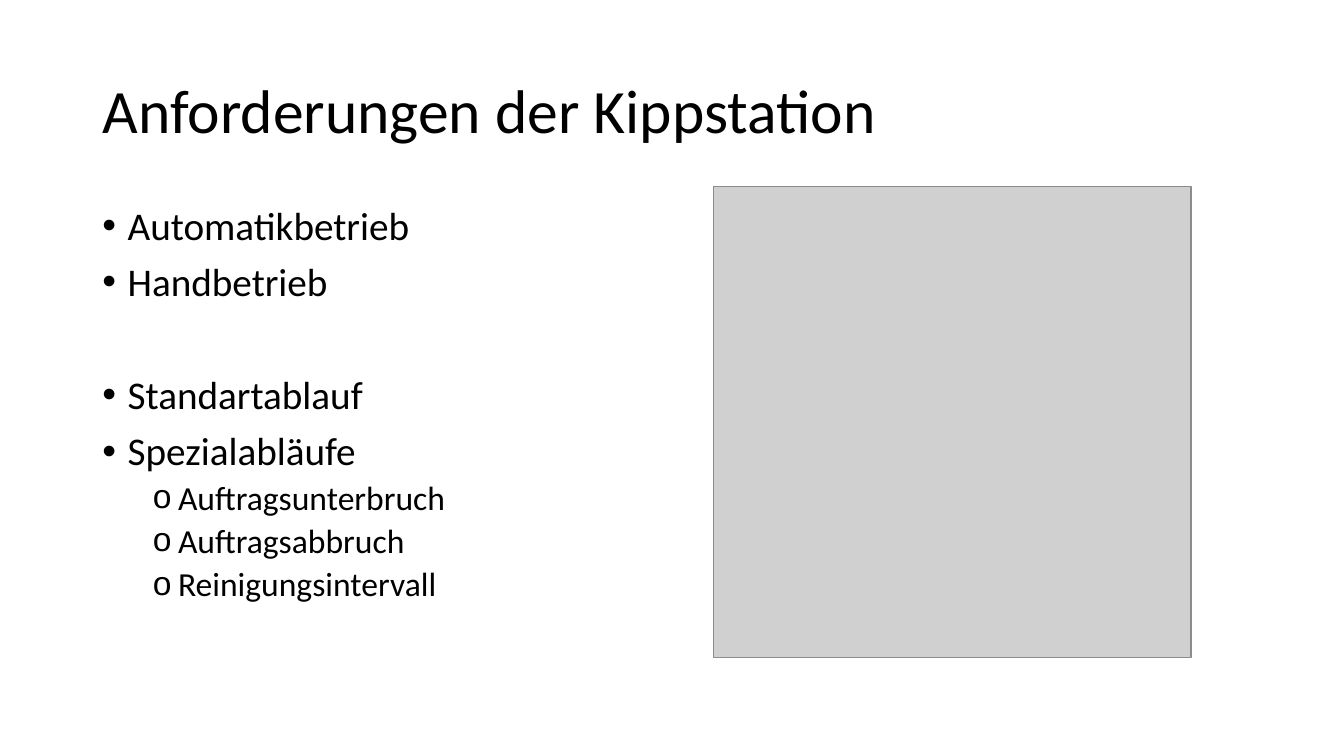
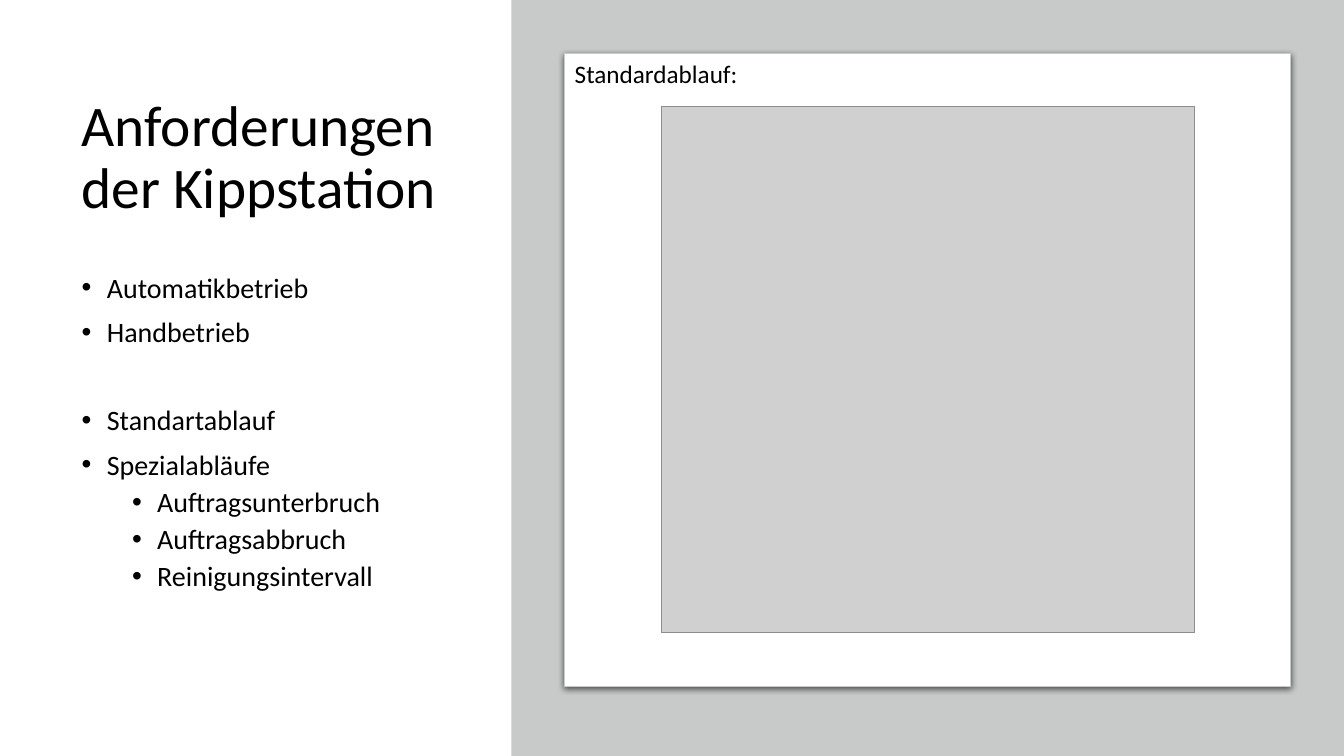
Before and after one commit to AkazeX/Schule, a slide deck: slide 6 of IPA.pptx. Drawn at 1344x756 pixels with LibreOffice and Linux fonts; fonts in the diff are those of the drawing; grey boxes stand for pictures. Boxes give left, top, right and bottom in pixels: in the first picture for what was removed or moved away, otherwise in the second. Text is boxed around its words. In the diff, an @@ line names an element or a change of style, - is before the commit and + after.

```diff
--- a/IPA.pptx
+++ b/IPA.pptx
@@ rectangle added at box(511, 0, 1344, 756), fill #C8CACA @@
@@ rounded rectangle added at box(565, 53, 1291, 687), fill #FFFFFF, outline #C8CACA 0.75 pt @@
@@ title "Anforderungen der Kippstation": place and size @@
-title "Anforderungen der Kippstation" at box(102, 90, 876, 144)
+title "Anforderungen der Kippstation" at box(82, 106, 436, 218)
@@ title "Anforderungen der Kippstation" at box(82, 106, 436, 218): size 44 to 41 pt @@
@@ text added at box(575, 65, 738, 83), 18 pt, text #000000 @@
+Standardablauf:
@@ picture: place and size @@
-picture at box(714, 187, 1192, 658)
+picture at box(661, 107, 1195, 633)
@@ text "Automatikbetrieb": place and size @@
-text "Automatikbetrieb" at box(128, 212, 445, 602)
+text "Automatikbetrieb" at box(107, 278, 380, 591)
@@ text "Automatikbetrieb" at box(107, 278, 380, 591): size 28 to 20 pt in "Automatikbetrieb", "Handbetrieb", "Standartablauf", "Spezialabläufe"; size 24 to 20 pt in "Auftragsunterbruch", "Auftragsabbruch", "Reinigungsintervall"; bullet o to • @@
```
Also in this commit, not shown: 18 other slides changed, 2 slides added, 1 slide removed, 1 other file.
